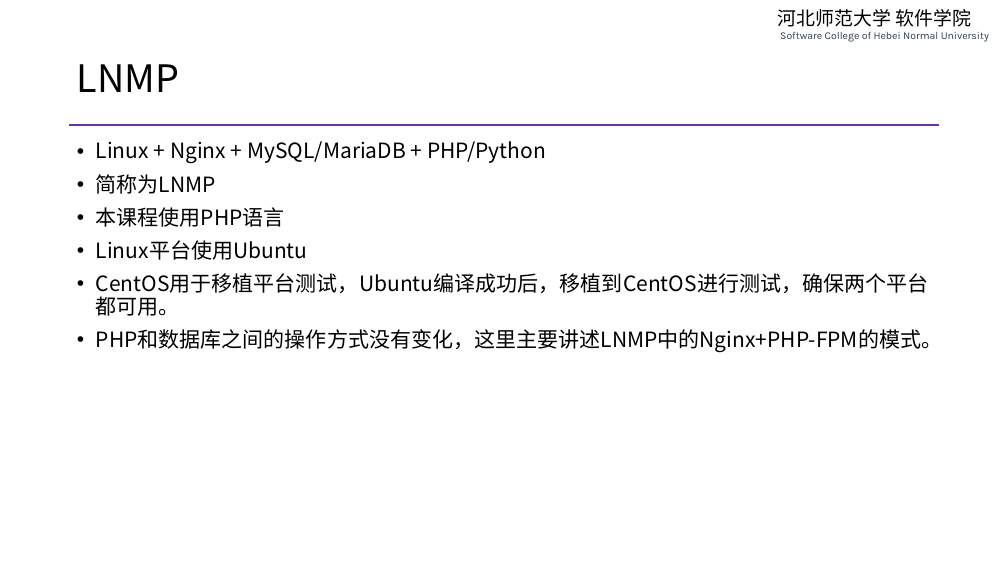
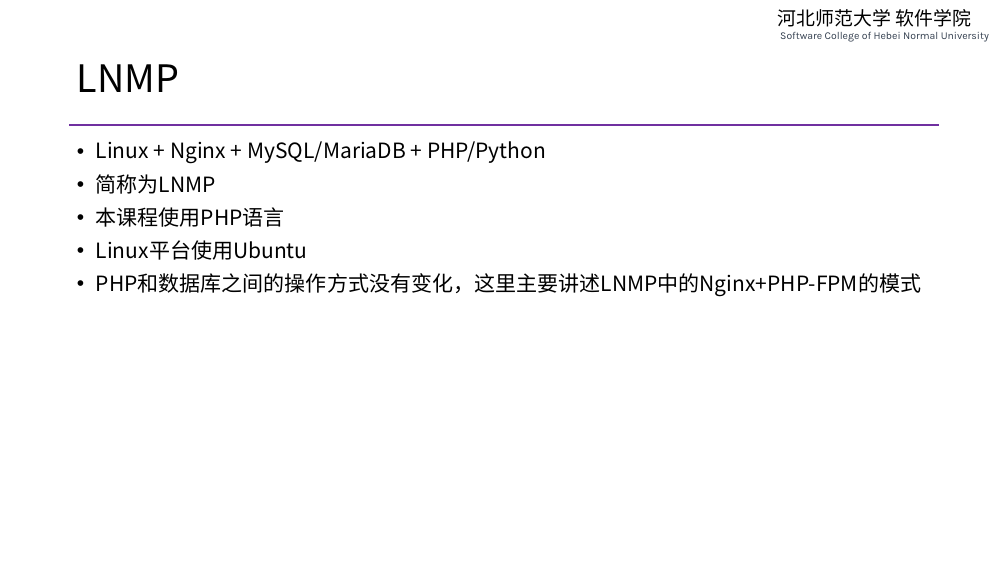
Before and after one commit to edu2act/course-php-serverside-development-on-linux, a slide deck: slide 4 of materials/slides/ch03-lnmp-basic.pptx. Drawn at 1008x567 pixels with LibreOffice and Linux fonts; fonts in the diff are those of the drawing. Boxes give left, top, right and bottom in pixels: in the first picture for what was removed or moved away, otherwise in the second. Text is boxed around its words. In the diff, an @@ line names an element or a change of style, - is before the commit and + after.

```diff
--- a/materials/slides/ch03-lnmp-basic.pptx
+++ b/materials/slides/ch03-lnmp-basic.pptx
@@ text at (x1=96, y1=273, x2=921, y2=296): text changed @@
-• CentOS用于移植平台测试，Ubuntu编译成功后，移植到CentOS进行测试，确保两个平台都可用。
-• PHP和数据库之间的操作方式没有变化，这里主要讲述LNMP中的Nginx+PHP-FPM的模式。
+• PHP和数据库之间的操作方式没有变化，这里主要讲述LNMP中的Nginx+PHP-FPM的模式
```
Also in this commit, not shown: 10 other slides changed, 3 other files.
